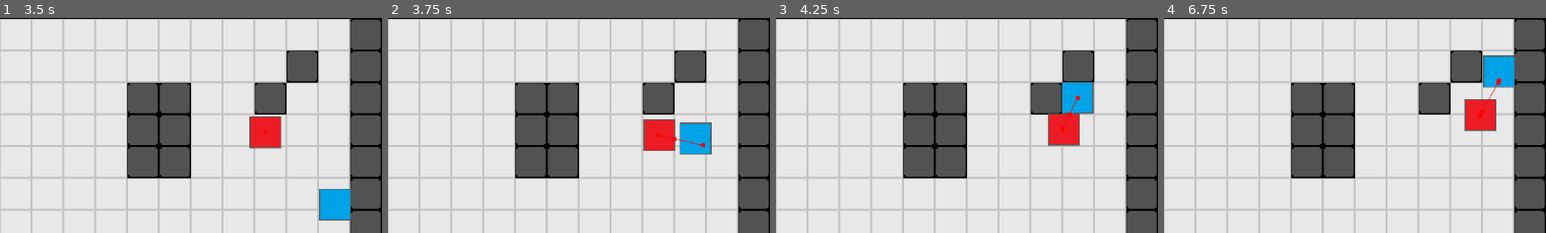
Above: before the commit, frames 1-4 (left to right).
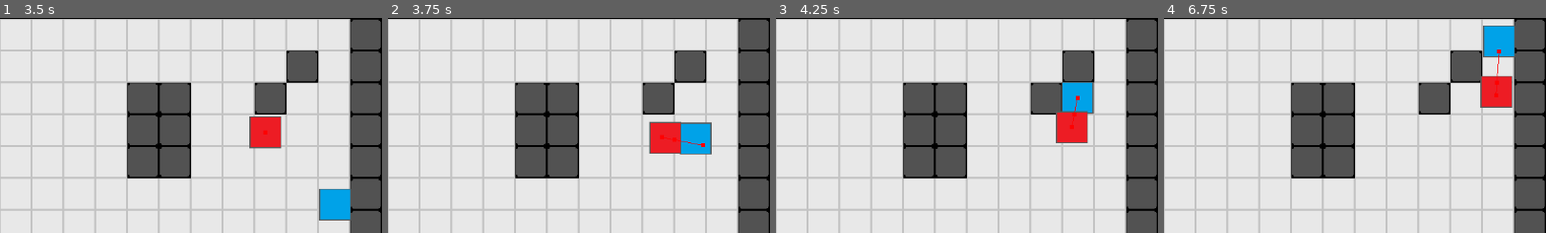
Above: after the commit, the same moments.

Repository: OblivionShaw/Godot_06_TopDownAdvancedEnemyPathfinding
Game: Godot game, scene res://World/world.tscn
Same seed, same stepped clock (60 frames per second), same inputs: the game is played once before the commit and once after it.
Inputs:
- Up to frame 1 (3.5 s): tap Enter at 0.5 s; hold D (move_right) 0.53-1.28 s; hold S (move_down) 1.28-2.03 s; hold D (move_right) 2.03-2.78 s; tap Space at 2.75 s; hold W (move_up) from 2.78 s (still down)
- Up to frame 2 (3.75 s): release W (move_up) at 3.53 s; hold A (move_left) from 3.53 s (still down)
- Up to frame 3 (4.25 s): keep holding A (move_left)
- Up to frame 4 (6.75 s): release A (move_left) at 5.03 s; hold S (move_down) 5.03-5.78 s; hold D (move_right) 5.78-6.53 s; hold W (move_up) from 6.53 s (still down)
The pictures show only the part of the screen within x 50-100%, y 5-55%; the shares and areas given below are measured in that part.

Frame 1 is identical in both runs. In frame 2, 0.8% of the frame differs, in the area x 66-82%, y 47-64%; in frame 3, 1.1%; in frame 4, 4.3%, in the area x 78-92%, y 3-53%.

Commit message:
feat:update

Diff:
--- a/TopDownAdvancedEnemyPathfinding/Enemy/enemy.gd
+++ b/TopDownAdvancedEnemyPathfinding/Enemy/enemy.gd
@@ -19,9 +19,10 @@
 	if nav_agent.is_navigation_finished():
 		return
 	var axis = to_local(nav_agent.get_next_path_position()).normalized()
-	velocity = axis * speed
-
-	move_and_slide()
+	#velocity = axis * speed
+	#move_and_slide()
+	var intended_velocity = axis * speed
+	nav_agent.set_velocity(intended_velocity)
 
 func recalc_path():
 	if target_node:
@@ -39,3 +40,8 @@
 func _on_de_aggro_range_area_exited(area):
 	if area.owner == target_node:
 		target_node = null
+
+
+func _on_navigation_agent_2d_velocity_computed(safe_velocity):
+	velocity = safe_velocity
+	move_and_slide()
--- a/TopDownAdvancedEnemyPathfinding/Enemy/enemy.tscn
+++ b/TopDownAdvancedEnemyPathfinding/Enemy/enemy.tscn
@@ -10,7 +10,7 @@
 radius = 78.0064
 
 [sub_resource type="CircleShape2D" id="CircleShape2D_rucbb"]
-radius = 164.247
+radius = 200.0
 
 [node name="Enemy" type="CharacterBody2D"]
 collision_layer = 4
@@ -18,6 +18,7 @@
 motion_mode = 1
 wall_min_slide_angle = 0.0
 script = ExtResource("1_4oj4b")
+speed = 100
 
 [node name="Sprite2D" type="Sprite2D" parent="."]
 texture = ExtResource("1_eqr8o")
@@ -28,6 +29,8 @@
 [node name="Navigation" type="Node2D" parent="."]
 
 [node name="NavigationAgent2D" type="NavigationAgent2D" parent="Navigation"]
+avoidance_enabled = true
+radius = 16.0
 debug_enabled = true
 
 [node name="RecalculateTimer" type="Timer" parent="Navigation"]
@@ -51,6 +54,7 @@
 [node name="CollisionShape2D" type="CollisionShape2D" parent="Aggro/DeAggroRange"]
 shape = SubResource("CircleShape2D_rucbb")
 
+[connection signal="velocity_computed" from="Navigation/NavigationAgent2D" to="." method="_on_navigation_agent_2d_velocity_computed"]
 [connection signal="timeout" from="Navigation/RecalculateTimer" to="." method="_on_recalculate_timer_timeout"]
 [connection signal="area_entered" from="Aggro/AggroRange" to="." method="_on_aggro_range_area_entered"]
 [connection signal="area_exited" from="Aggro/DeAggroRange" to="." method="_on_de_aggro_range_area_exited"]
